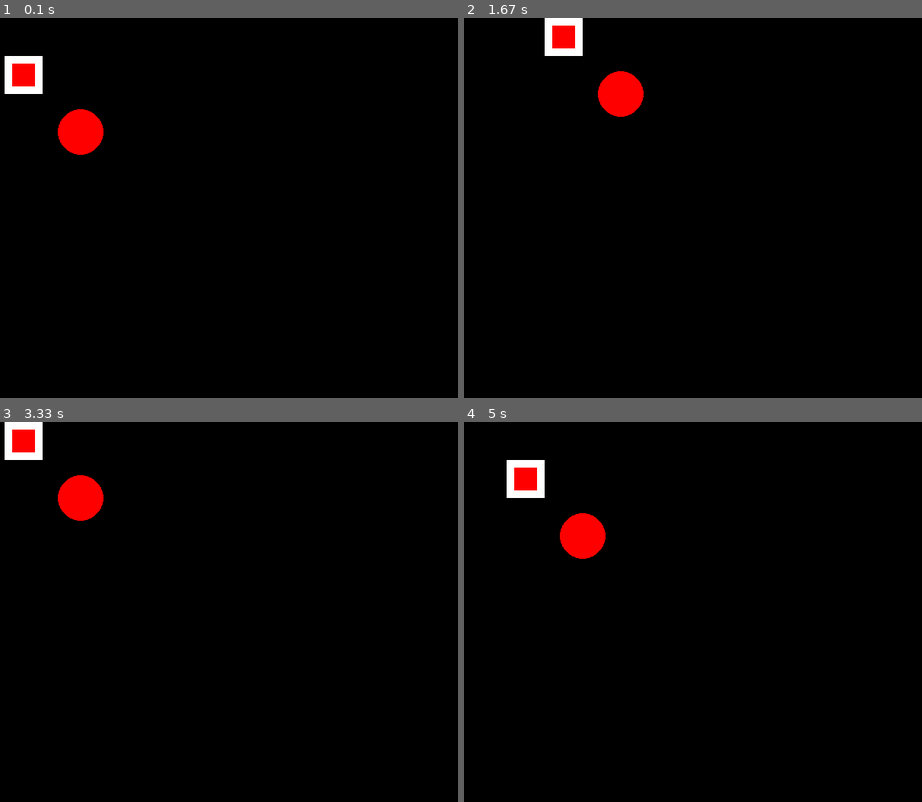
Above: before the commit, frames 1-4 (two rows, left to right).
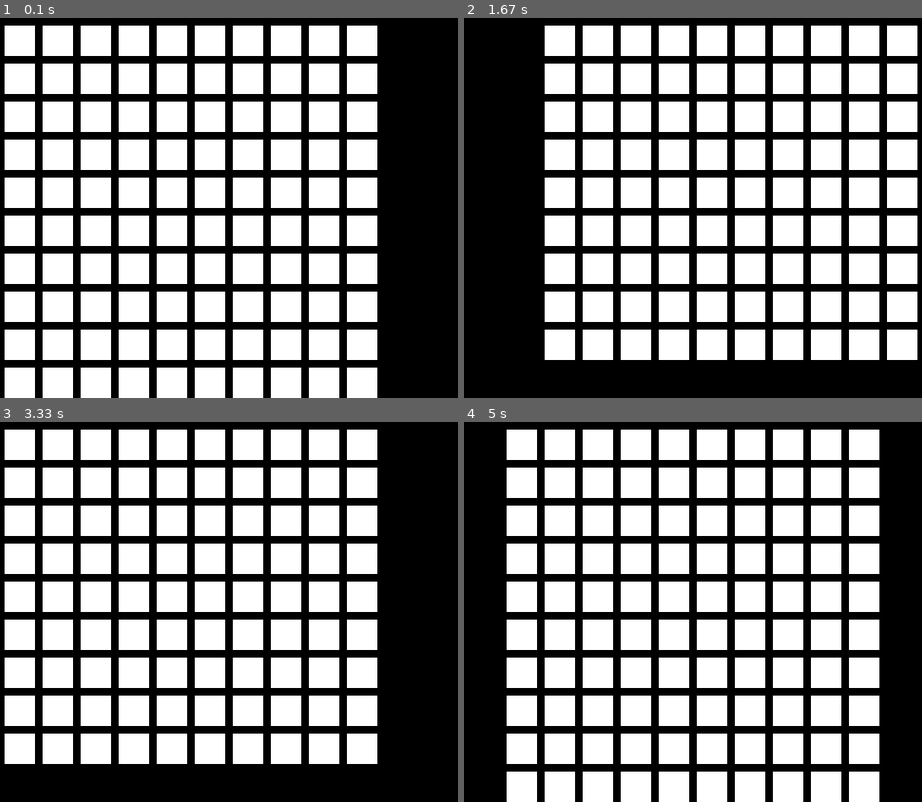
Above: after the commit, the same moments.

Repository: Jarrett-Tranel/CUWHackathon2020
Game: pygame game, started from CUWHackathon2020.py
Same seed, same stepped clock (60 frames per second), same inputs: the game is played once before the commit and once after it.
Inputs:
- Up to frame 1 (0.1 s): no input
- Up to frame 2 (1.67 s): hold Right 0.33-0.8 s; hold Up 0.83-1.13 s; hold Right 1.17-1.63 s
- Up to frame 3 (3.33 s): hold Left 1.67-2.2 s; hold Down 2.23-2.53 s; hold Left 2.57-2.97 s; hold Up from 3 s (still down)
- Up to frame 4 (5 s): release Up at 3.37 s; hold Right 3.4-4.03 s; hold Down 4.07-4.43 s; hold Left 4.47-4.93 s; hold Right from 4.97 s (still down)

The runs differ from the first frame. In frame 1, 54% of the frame differs, in the area x 0-83%, y 2-100%; in frame 2, 48%; in frame 3, 48%; in frame 4, 54%.

Commit message:
updated for background

Diff:
--- a/CUWHackathon2020.py
+++ b/CUWHackathon2020.py
@@ -1,6 +1,7 @@
 #Project created by Jarrett Tranel, Trevor Krentz, Ross Jacobson, and Ishtiyaq Ahmed on 11/7/20
 import pygame
-
+from pygame import mixer
+mixer.init()
 pygame.init()
 
 BLACK = (0, 0, 0)
@@ -8,9 +9,27 @@
 GREEN = (0, 255, 0)
 RED = (255, 0, 0)
 
+twoDArray = [
+    [0,0,0,0,0,0,0,0,0,0],
+    [0,0,0,0,0,0,0,0,0,0],
+    [0,0,0,0,0,0,0,0,0,0],
+    [0,0,0,0,0,0,0,0,0,0],
+    [0,0,0,0,0,0,0,0,0,0],
+    [0,0,0,0,0,0,0,0,0,0],
+    [0,0,0,0,0,0,0,0,0,0],
+    [0,0,0,0,0,0,0,0,0,0],
+    [0,0,0,0,0,0,0,0,0,0],
+    [0,0,0,0,0,0,0,0,0,0]]
+
 size = [800, 500]
 
 screen = pygame.display.set_mode(size)
+
+#music = pygame.mixer.music.load('Odd Time Signatures in Video Game Music.mp3')
+#pygame.mixer.music.play(loops=-1)
+
+#time.sleep(2)
+#pygame.mixer.music.stop()
 
 done = False
 #Music
@@ -19,7 +38,7 @@
 #Array keeping track of each grid status
 #Endings
 rect_x = 50
-rect_y = 50
+rect_y = 10
 
 x_speed = 0
 y_speed = 0
@@ -46,9 +65,10 @@
     y_speed = 0
     screen.fill(BLACK)
 
-    pygame.draw.rect(screen, WHITE, [rect_x, rect_y, 50, 50])
-    pygame.draw.rect(screen, RED, [rect_x + 10, rect_y + 10, 30, 30])
-    pygame.draw.circle(screen, RED, [rect_x + 100, rect_y + 100], 30)
+    for i in range(0, 10):
+        pygame.draw.rect(screen, WHITE, [rect_x + (i * 50), rect_y, 40, 40])
+        for j in range(0, 10):
+            pygame.draw.rect(screen, WHITE, [rect_x + (i * 50), rect_y + (j * 50), 40, 40])
 
 
     pygame.display.flip()
Not shown, added: Odd Time Signatures in Video Game Music.mp3
